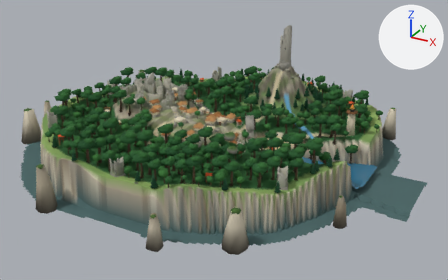
One commit to the Blender file sources/art/blender/islands/laugh_tale.blend: the scene before it, then after it.
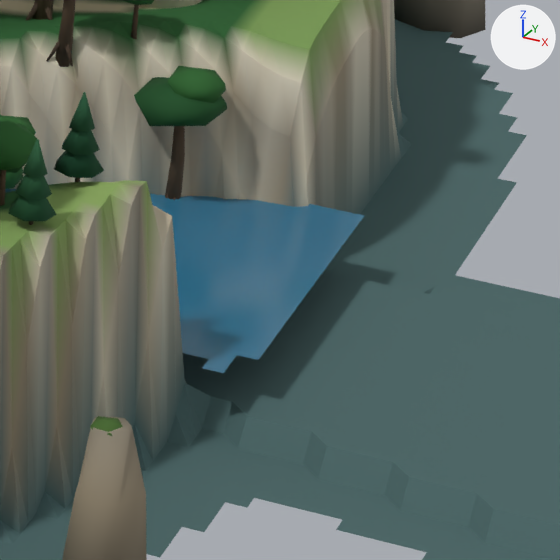
Each version appears first whole from a 50 mm lens placed at (51.4, -89.7, 45.7), pointed at (2.9, -1.4, 1.5), and next in a close-up on the part from 73% to 91% of the width and 48% to 77% of the height. Arrows for +X, +Y and +Z are at upper right; the lights stay in place. The first two pictures are the older version.

Objects in the first close-up: 'LT_eau', 'LT_ruines', 'LT_sol', 'LT_vegetation_1' and 1 more.
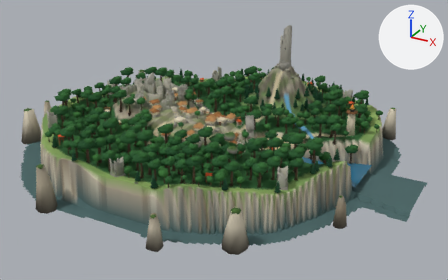
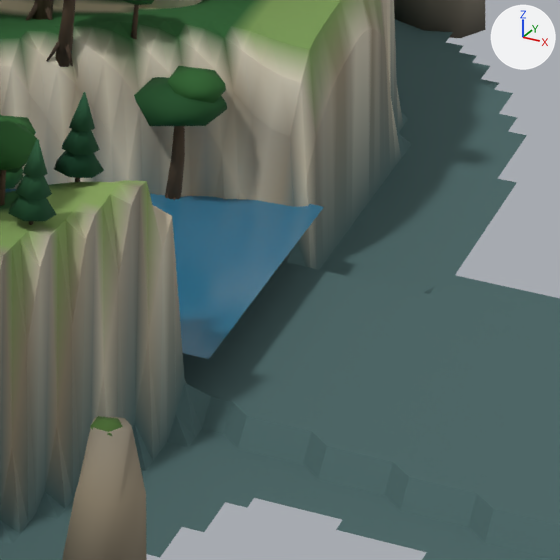
Diff of the bpy script that builds the scene:
```diff
--- a/sources/art/blender/islands/laugh_tale.blend.py
+++ b/sources/art/blender/islands/laugh_tale.blend.py
@@ me_lt_eau @@
 # used by ob_lt_eau; location = (0.0, 0.0, 0.0)
-me_lt_eau.from_pydata(...)  # 1844 vertices, 461 faces; spans x 12.5..29.0, y -5.0..4.5, z 0.0
+me_lt_eau.from_pydata(...)  # 1700 vertices, 425 faces; spans x 12.5..28.0, y -5.0..4.5, z 0.0
+# me_lt_eau part 1: 19 loose pieces with 76 vertices, spanning x 28.0..29.0, y -5.0..4.5, z 0.0, are deleted
+# me_lt_eau part 2
+# 68 vertices are removed from x 28.0..28.5, y -4.0..4.5, z 0.0
+# 34 faces are deleted
+# 17 new faces join them
 me_lt_eau.materials.append(mat_rk_eau)
```

Changed parts and their boxes (x1, y1, x2, y2) in the close-ups (560 x 560 px):
'LT_eau', reshaped (11% narrower, 8% shorter)
    before: (5, 189, 364, 373)
    after: (5, 189, 324, 359)
part 1 of me_lt_eau, deleted (blue)
    before: (202, 211, 364, 373)
part 2 of me_lt_eau, cut back
    before: (188, 207, 344, 359)
    after: (188, 211, 318, 359)
